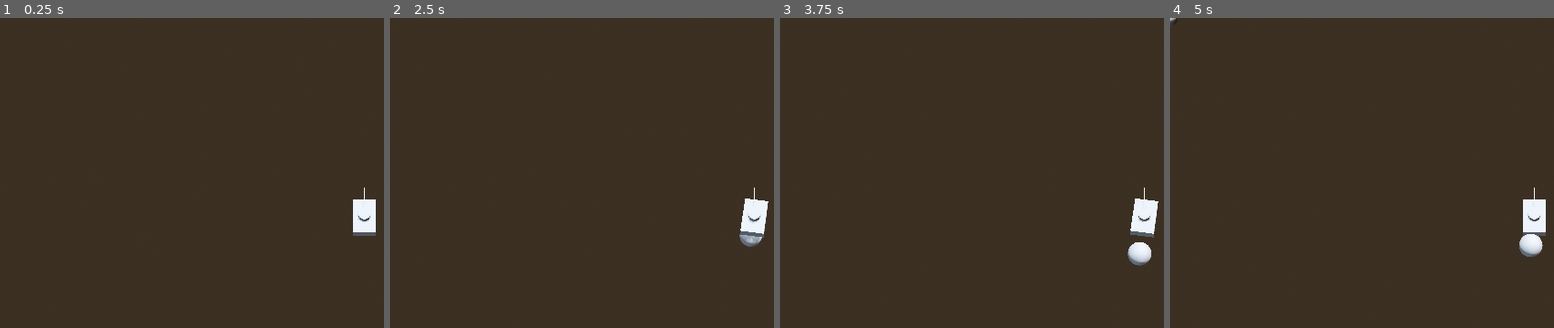
Above: before the commit, frames 1-4 (left to right).
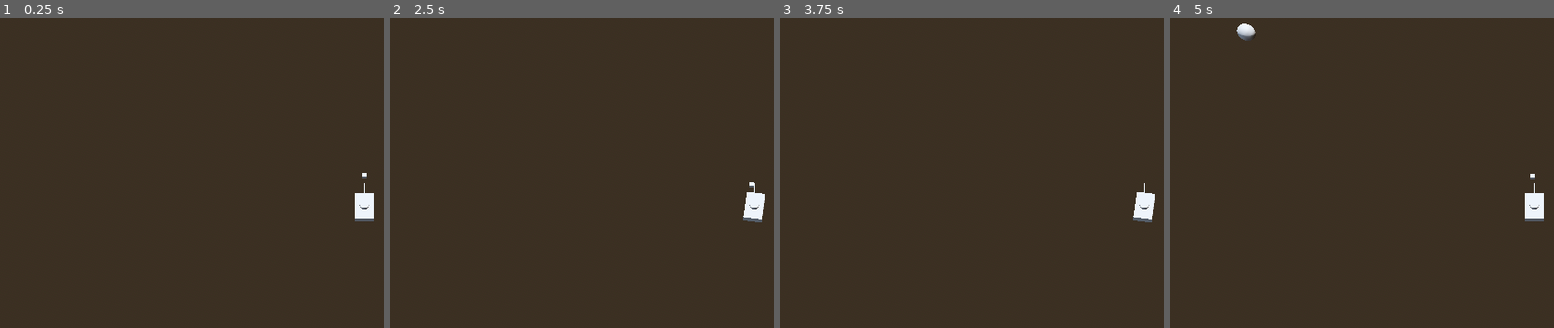
Above: after the commit, the same moments.

Repository: nmfightmaster/tank-survivor
Game: Godot game, scene res://scenes/game.tscn
Same seed, same stepped clock (60 frames per second), same inputs: the game is played once before the commit and once after it.
Inputs:
- Up to frame 1 (0.25 s): no input
- Up to frame 2 (2.5 s): tap Enter at 0.5, 2 s; hold W (move_forward) 0.53-1.28 s; tap D (turn_clockwise) at 0.6, 2.1 s; tap Space at 1.25 s; hold S (move_backward) 1.28-2.03 s; tap A (turn_counter_clockwise) at 1.35 s; hold W (move_forward) from 2.03 s (still down)
- Up to frame 3 (3.75 s): tap A (turn_counter_clockwise) at 2.85 s; release W (move_forward) at 3.53 s; hold S (move_backward) from 3.53 s (still down); tap D (turn_clockwise) at 3.6 s
- Up to frame 4 (5 s): keep holding S (move_backward); tap A (turn_counter_clockwise) at 4.35 s

The runs differ from the first frame. In frame 1, 0.5% of the frame differs, in the area x 91-98%, y 50-71%; in frame 2, 0.7%; in frame 3, 0.9%; in frame 4, 1.1%, in the area x 0-98%, y 0-78%.

Commit message:
mob chasing

Diff:
--- a/project.godot
+++ b/project.godot
@@ -14,6 +14,10 @@
 run/main_scene="uid://l17o1eiegs8i"
 config/features=PackedStringArray("4.5", "Forward Plus")
 config/icon="res://icon.svg"
+
+[autoload]
+
+GameManager="*res://scripts/game_manager.gd"
 
 [input]
 
--- a/scenes/enemy.tscn
+++ b/scenes/enemy.tscn
@@ -1,4 +1,6 @@
-[gd_scene load_steps=3 format=3 uid="uid://b0lr6v45q15bp"]
+[gd_scene load_steps=4 format=3 uid="uid://b0lr6v45q15bp"]
+
+[ext_resource type="Script" uid="uid://y2y7pauhcb64" path="res://scripts/enemy.gd" id="1_7p1mj"]
 
 [sub_resource type="CapsuleMesh" id="CapsuleMesh_8tegq"]
 radius = 2.0
@@ -9,11 +11,10 @@
 height = 4.0
 
 [node name="Enemy" type="CharacterBody3D"]
+script = ExtResource("1_7p1mj")
 
 [node name="MeshInstance3D" type="MeshInstance3D" parent="."]
 mesh = SubResource("CapsuleMesh_8tegq")
 
 [node name="CollisionShape3D" type="CollisionShape3D" parent="."]
 shape = SubResource("CapsuleShape3D_7p1mj")
-
-[node name="NavigationAgent3D" type="NavigationAgent3D" parent="."]
--- a/scenes/game.tscn
+++ b/scenes/game.tscn
@@ -16,6 +16,8 @@
 tonemap_mode = 2
 glow_enabled = true
 
+[sub_resource type="BoxMesh" id="BoxMesh_yqjtg"]
+
 [node name="Game" type="Node3D"]
 
 [node name="WorldEnvironment" type="WorldEnvironment" parent="."]
@@ -25,7 +27,11 @@
 transform = Transform3D(-0.8660254, -0.43301278, 0.25, 0, 0.49999997, 0.86602545, -0.50000006, 0.75, -0.43301266, 0, 2.9694192, 0)
 shadow_enabled = true
 
+[node name="Player" parent="." instance=ExtResource("2_yqjtg")]
+transform = Transform3D(1, 0, 0, 0, 1, 0, 0, 0, 1, 0, 1, 0)
+
 [node name="Floor" parent="." instance=ExtResource("1_uwrxv")]
 
-[node name="Player" parent="." instance=ExtResource("2_yqjtg")]
-transform = Transform3D(1, 0, 0, 0, 1, 0, 0, 0, 1, 0, 2.961763, 0)
+[node name="MeshInstance3D" type="MeshInstance3D" parent="."]
+transform = Transform3D(1, 0, 0, 0, 1, 0, 0, 0, 1, 0, 0, -8.028727)
+mesh = SubResource("BoxMesh_yqjtg")
--- a/scenes/player.tscn
+++ b/scenes/player.tscn
@@ -33,7 +33,7 @@
 skeleton = NodePath("../..")
 
 [node name="Camera3D" type="Camera3D" parent="."]
-transform = Transform3D(1, 0, 0, 0, 0.34202015, 0.9396926, 0, -0.9396926, 0.34202015, 0, 80, 30)
+transform = Transform3D(1, 0, 0, 0, 0.34202015, 0.9396926, 0, -0.9396926, 0.34202015, 0, 100, 40)
 fov = 45.0
 
 [node name="CollisionShape3D" type="CollisionShape3D" parent="."]
--- /dev/null
+++ b/scripts/enemy.gd
@@ -0,0 +1,17 @@
+extends CharacterBody3D
+
+@export var speed: float = 4.0
+
+@onready var last_pos = global_position
+
+func _ready() -> void:
+	print("Enemy READY at: ", global_position, " PATH: ", get_path(), " ID: ", get_instance_id())
+
+func _physics_process(delta: float) -> void:
+	if global_position.distance_to(last_pos) > 1.0:
+		print("Enemy JUMPED from ", last_pos, " to ", global_position, " ID: ", get_instance_id())
+	last_pos = global_position
+
+	var direction = global_position.direction_to(GameManager.player_position)
+	velocity = direction * speed
+	move_and_slide()
--- /dev/null
+++ b/scripts/game_manager.gd
@@ -0,0 +1,3 @@
+extends Node
+
+var player_position: Vector3 = Vector3.ZERO
--- a/scripts/mob_spawner.gd
+++ b/scripts/mob_spawner.gd
@@ -1,7 +1,6 @@
 extends Node3D
 
 @export var mob_scene: PackedScene
-
 @export var spawn_path: PathFollow3D
 
 func _on_timer_timeout() -> void:
@@ -11,5 +10,8 @@
 	var mob = mob_scene.instantiate()
 
 	spawn_path.progress_ratio = randf()
+	mob.position = spawn_path.global_position
+
 	get_tree().current_scene.add_child(mob)
-	mob.global_position = spawn_path.global_position
+
+	print("Spawned enemy at: ", mob.global_position, " Time: ", Time.get_ticks_msec())
--- a/scripts/player.gd
+++ b/scripts/player.gd
@@ -9,8 +9,12 @@
 @export var tank_turret_mesh: MeshInstance3D
 @export var tank_collision: CollisionShape3D
 
+func _ready() -> void:
+	GameManager.player_position = global_position
 
 func _physics_process(delta: float) -> void:
+	GameManager.player_position = global_position
+
 	# Add the gravity.
 	if not is_on_floor():
 		velocity += get_gravity() * delta
Not shown: 1 places in scenes/game.tscn that only renumber resources
Not shown, added: scripts/enemy.gd.uid
Not shown, added: scripts/game_manager.gd.uid
